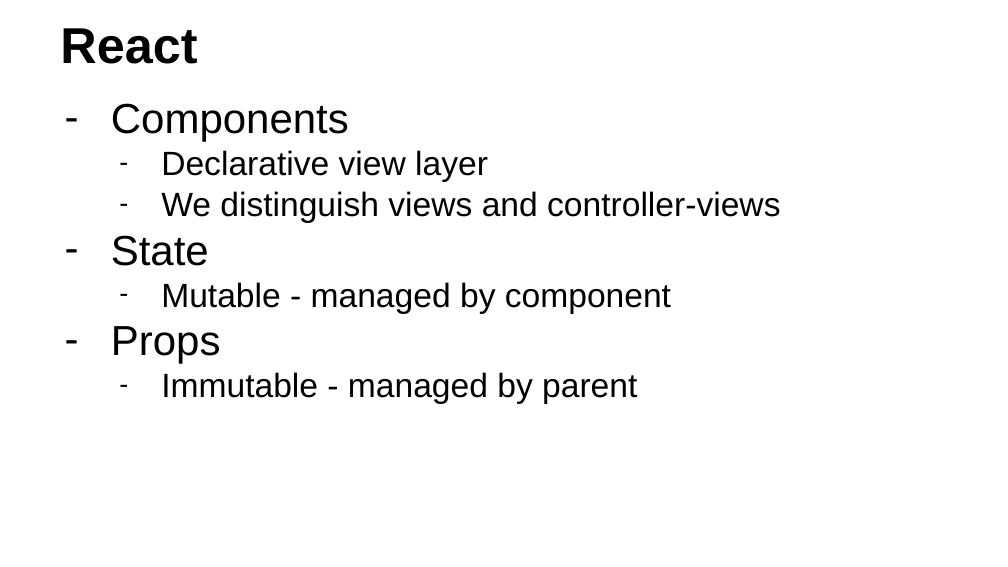
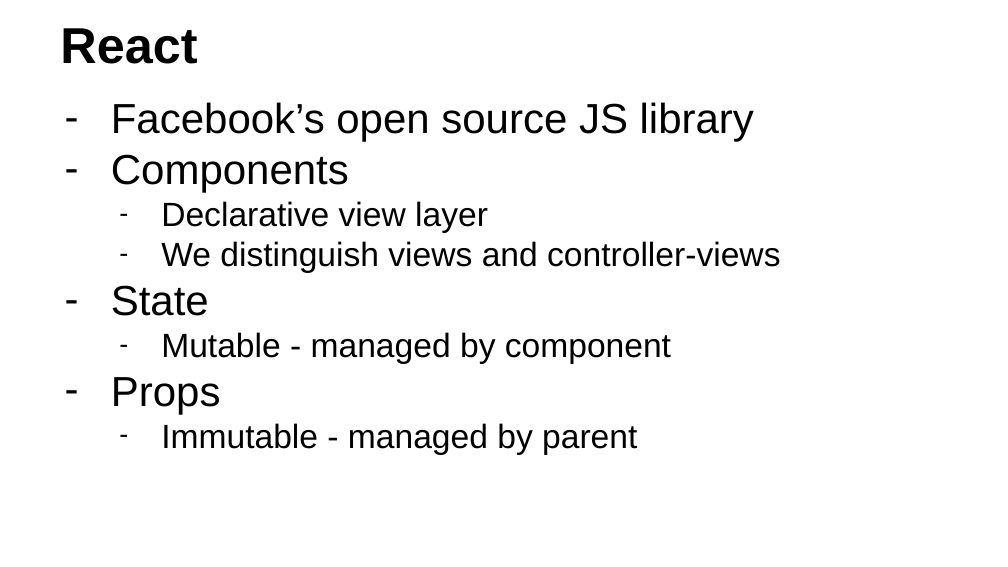
Before and after one commit to ambitioninc/ambition-pytennessee, a slide deck: slide 38 of slides/ambition_pytennessee.pptx. Drawn at 1008x567 pixels with LibreOffice and Linux fonts; fonts in the diff are those of the drawing. Boxes give left, top, right and bottom in pixels: in the first picture for what was removed or moved away, otherwise in the second. Text is boxed around its words. In the diff, an @@ line names an element or a change of style, - is before the commit and + after.

```diff
--- a/slides/ambition_pytennessee.pptx
+++ b/slides/ambition_pytennessee.pptx
@@ text at <box>111,102,754,142</box>: paragraph added @@
+– Facebook’s open source JS library
```
Also in this commit, not shown: 1 other slide changed, 1 other file.
